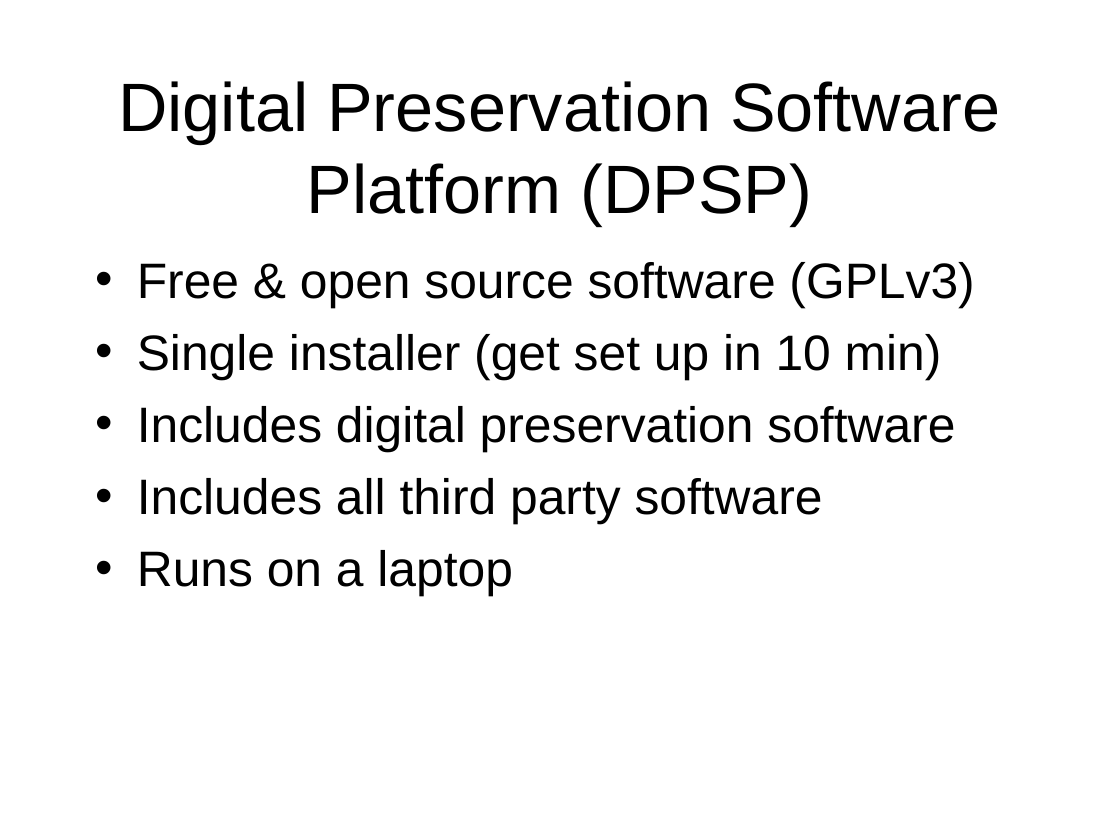
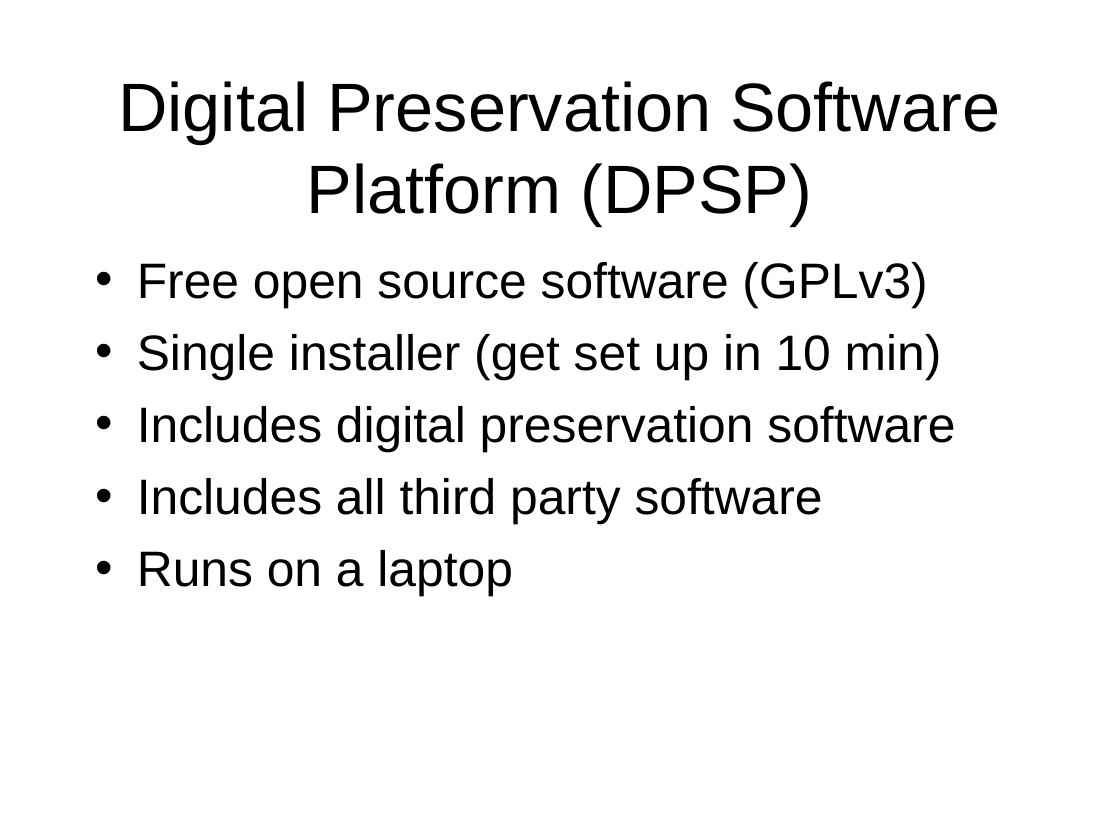
Before and after one commit to toneill/naa, a slide deck: slide 46 of doco/digital-preservation-chris-smart.odp (slide 45 before the commit). Drawn at 1120x840 pixels with LibreOffice and Linux fonts; fonts in the diff are those of the drawing; background and template pictures are left out. Boxes give left, top, right and bottom in pixels: in the first picture for what was removed or moved away, otherwise in the second. Text is boxed around its words. In the diff, an @@ line names an element or a change of style, - is before the commit and + after.

```diff
--- a/doco/digital-preservation-chris-smart.odp
+++ b/doco/digital-preservation-chris-smart.odp
@@ text at [137, 262, 927, 308]: text changed @@
-• Free & open source software (GPLv3)
+• Free open source software (GPLv3)
```
Also in this commit, not shown: 13 other slides changed, 2 slides added, 2 slides removed.
